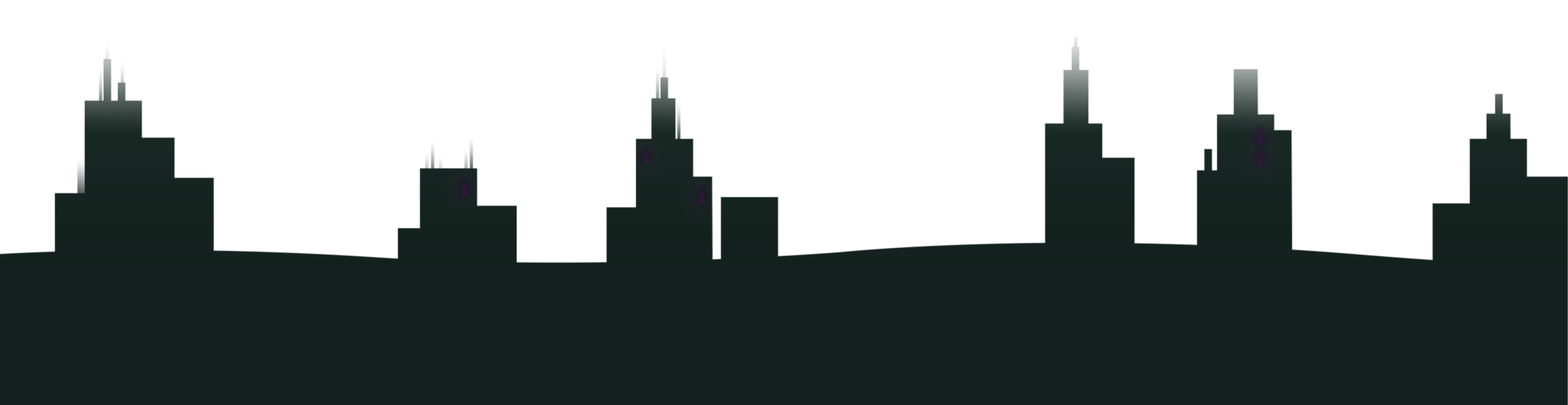
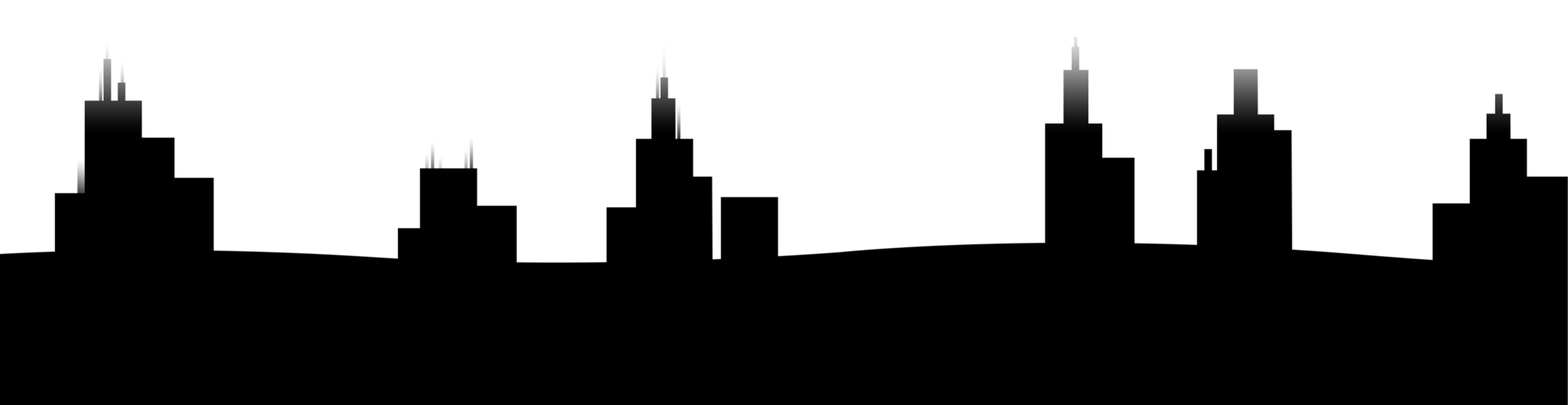
Comparing the layer stacks of the two 1568×405 images. Changes:
painted on "Layer4" over [0, 36, 1568, 405]
